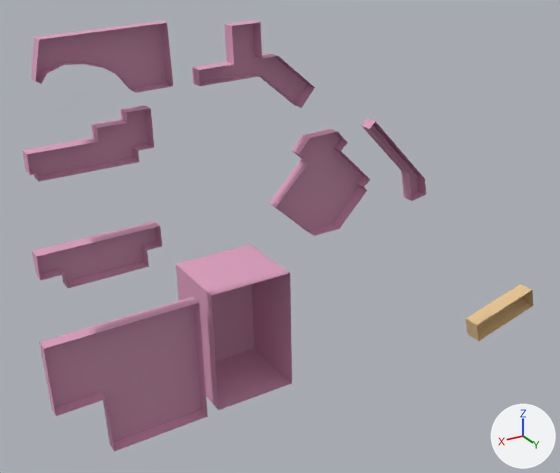
Two versions of the OBJ model src/kickboard_sim/models/knu_campus/meshes/buildings_k03.obj, one commit apart.
Rendered twice from a camera (50 mm lens) standing at (310.0, 396.0, 435.0) and looking at (52.0, -35.0, 219.0). Every picture has the same lights, and +X, +Y and +Z are marked at lower right. The older version comes first. Where no turn or scale is listed for an object, it has been applied to the vertices.

Objects in the first picture: 'buildings_k03'.
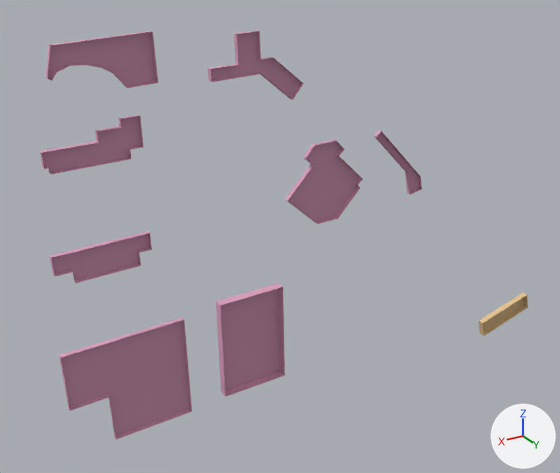
The change, as a diff of the scene's bpy script:
```diff
--- a/src/kickboard_sim/models/knu_campus/meshes/buildings_k03.obj.py
+++ b/src/kickboard_sim/models/knu_campus/meshes/buildings_k03.obj.py
@@ me_buildings_k03 @@
 # used by ob_buildings_k03; location = (0.0, 0.0, 0.0)
-me_buildings_k03.from_pydata(...)  # 148 vertices, 204 faces; spans x -181.0..230.0, y -54.0..1.0, z 100.0..376.0
+me_buildings_k03.from_pydata(...)  # 148 vertices, 204 faces; spans x -174.0..221.0, y -6.0..1.0, z 103.0..372.0
+# me_buildings_k03 part 1: the loose piece of 18 vertices spanning x 154.0..227.0, y -8.0..1.0, z 236.0..261.0 is scaled about its middle by (0.8, 0.386, 0.8), then moved by (-1.0, 3.0, 0.0)
+# me_buildings_k03 part 2: the loose piece of 24 vertices spanning x 2.0..76.0, y -8.0..1.0, z 232.0..300.0 is scaled about its middle by (0.8, 0.386, 0.8), then moved by (-1.0, 3.0, 1.0)
+# me_buildings_k03 part 3: the loose piece of 20 vertices spanning x 48.0..126.0, y -8.0..1.0, z 319.0..372.0 is scaled about its middle by (0.8, 0.386, 0.8), then moved by (1.0, 3.0, 0.0)
+# me_buildings_k03 part 4: the loose piece of 22 vertices spanning x 142.0..216.0, y -8.0..1.0, z 341.0..376.0 is scaled about its middle by (0.8, 0.386, 0.8), then moved by (1.0, 3.0, -1.0)
+# me_buildings_k03 part 5: the loose piece of 24 vertices spanning x 155.0..225.0, y -8.0..1.0, z 301.0..331.0 is scaled about its middle by (0.8, 0.386, 0.8), then moved by (-1.0, 3.0, 0.0)
+# me_buildings_k03 part 6: the loose piece of 8 vertices spanning x 63.0..124.0, y -54.0..1.0, z 120.0..209.0 is scaled about its middle by (0.8, 0.118, 0.8), then moved by (0.0, 24.0, 0.0)
+# me_buildings_k03 part 7: the loose piece of 12 vertices spanning x 130.0..230.0, y -8.0..1.0, z 116.0..205.0 is scaled about its middle by (0.8, 0.386, 0.8), then moved by (1.0, 3.0, 0.0)
+# me_buildings_k03 part 8: the loose piece of 12 vertices spanning x -49.0..5.0, y -8.0..1.0, z 240.0..303.0 is scaled about its middle by (0.8, 0.386, 0.8), then moved by (-1.0, 3.0, -1.0)
+# me_buildings_k03 part 9: the loose piece of 8 vertices spanning x -181.0..-115.0, y -13.0..1.0, z 100.0..132.0 is scaled about its middle by (0.8, 0.374, 0.8), then moved by (0.0, 4.0, 0.0)
 me_buildings_k03.materials.append(mat_zone1)
```

What differs and where, as boxes (x1, y1, x2, y2) in the pictures (560 x 473 px; the box of a moved part takes in the faces that stretch with it):
'buildings_k03', reshaped
    before: (22, 20, 533, 452)
    after: (40, 30, 528, 439)
part 1 of me_buildings_k03, moved or reshaped
    before: (32, 221, 162, 288)
    after: (50, 231, 152, 283)
part 2 of me_buildings_k03, moved or reshaped
    before: (269, 129, 370, 236)
    after: (285, 139, 363, 224)
part 3 of me_buildings_k03, moved or reshaped
    before: (192, 20, 315, 108)
    after: (208, 30, 304, 100)
part 4 of me_buildings_k03, moved or reshaped
    before: (31, 21, 173, 93)
    after: (46, 31, 158, 88)
part 5 of me_buildings_k03, moved or reshaped
    before: (22, 105, 154, 182)
    after: (40, 115, 143, 174)
part 6 of me_buildings_k03, moved or reshaped
    before: (176, 245, 292, 410)
    after: (216, 283, 285, 397)
part 7 of me_buildings_k03, moved or reshaped
    before: (39, 297, 208, 452)
    after: (59, 318, 192, 439)
part 8 of me_buildings_k03, moved or reshaped
    before: (362, 119, 426, 201)
    after: (374, 130, 422, 195)
part 9 of me_buildings_k03, moved or reshaped
    before: (465, 284, 533, 341)
    after: (478, 293, 528, 336)
